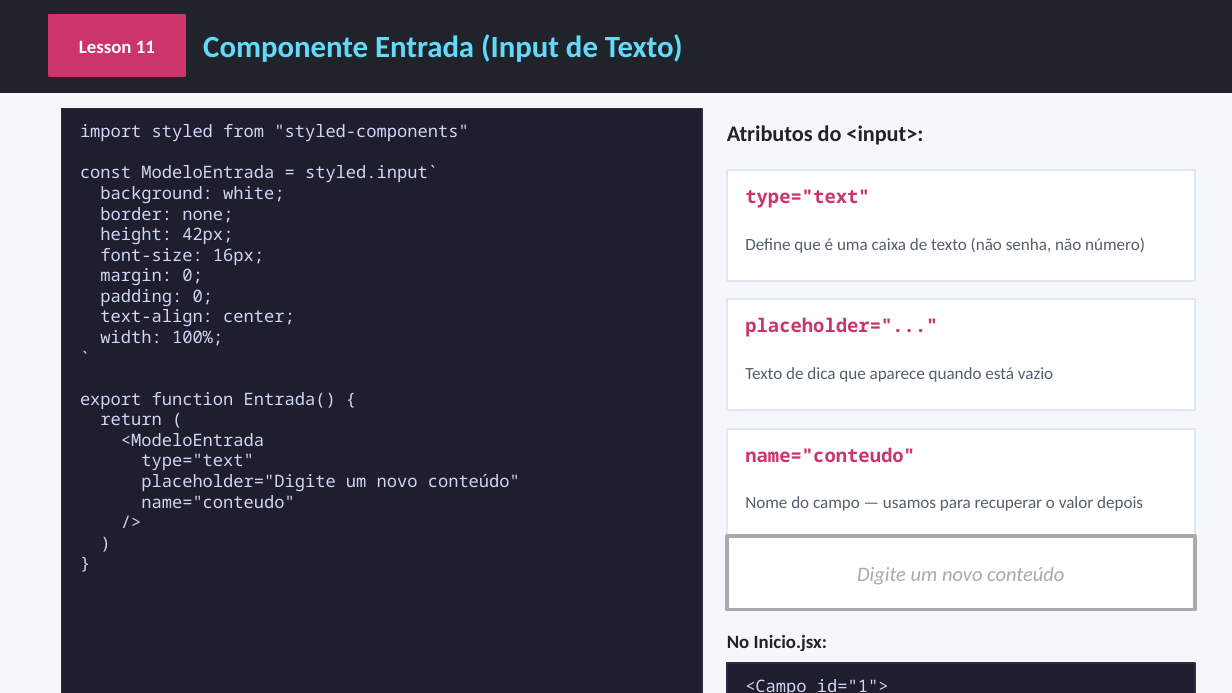
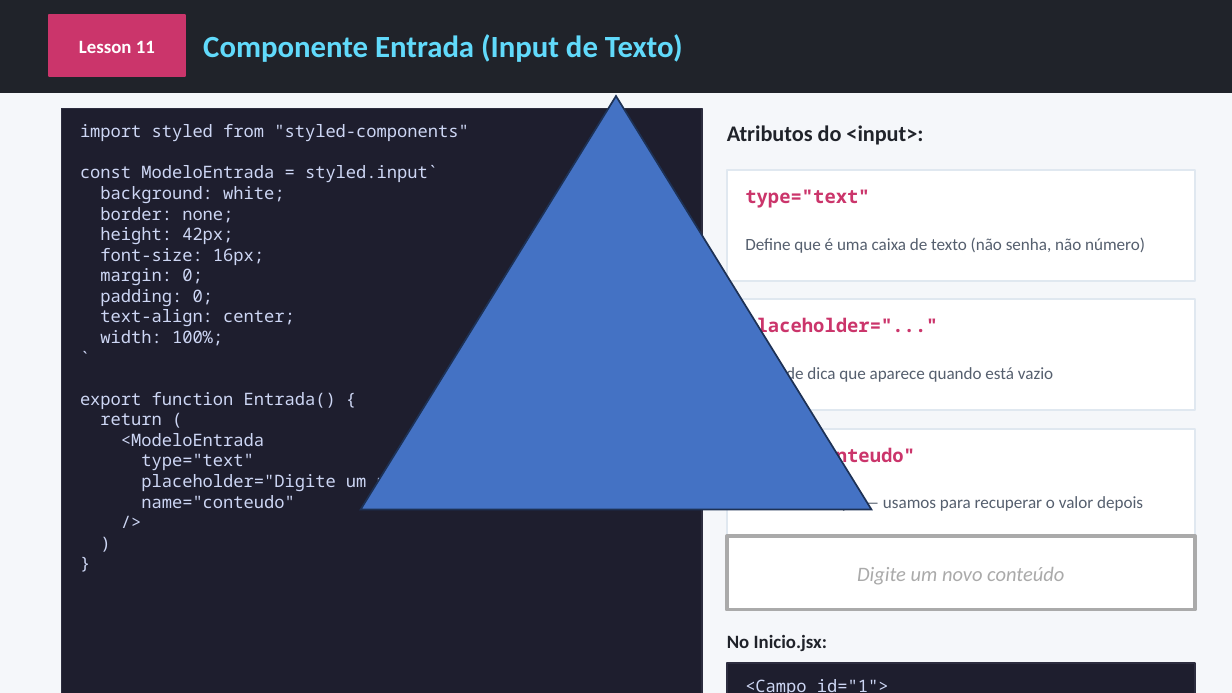
Before and after one commit to AlunosSuper/aula3React, a slide deck: slide 16 of react-aula3.pptx (slide 15 before the commit). Drawn at 1232x693 pixels with LibreOffice and Linux fonts; fonts in the diff are those of the drawing. Boxes give left, top, right and bottom in pixels: in the first picture for what was removed or moved away, otherwise in the second. Text is boxed around its words. In the diff, an @@ line names an element or a change of style, - is before the commit and + after.

```diff
--- a/react-aula3.pptx
+++ b/react-aula3.pptx
@@ triangle added at [361,96,872,510], fill #4472C4, outline #1E3256 1 pt @@
```
Also in this commit, not shown: 11 other slides changed, 1 slide added, 8 other files.
